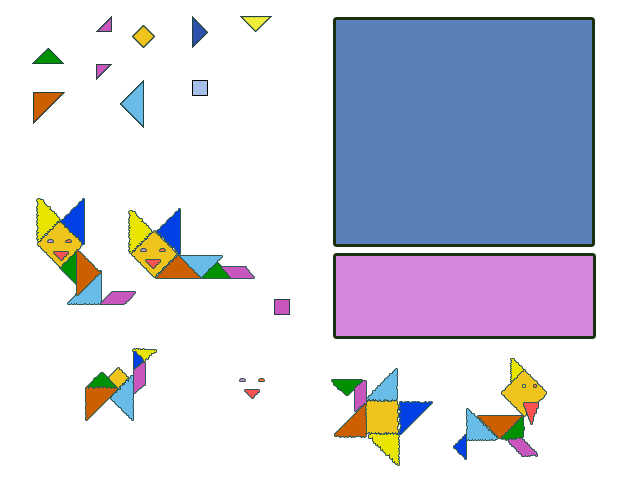
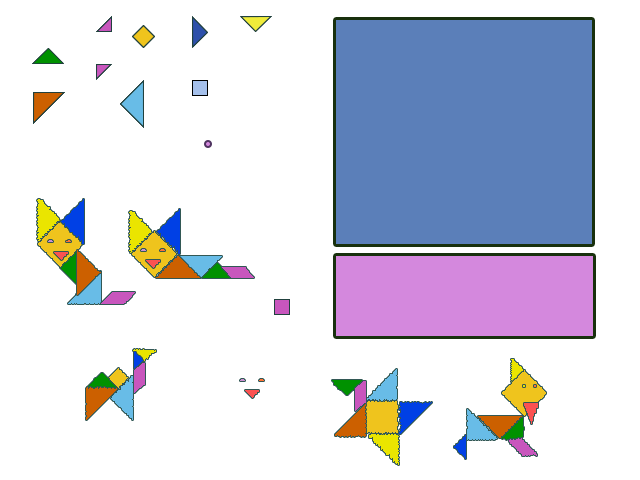
Layers edited between the first and the second 640×480 image:
added layer "Эллипс 1" above "Слой 7 копия 3" over [204, 140, 212, 148]
